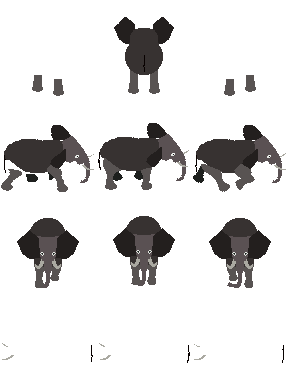
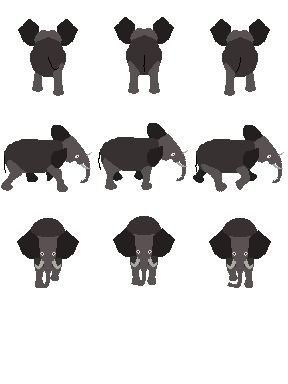
Before/after of a (288, 384) layered artwork. What changed in the layer stack:
added layer "tail-front" above "tusks" over bbox(48, 55, 241, 73)
painted on "tusks" over bbox(2, 150, 286, 360)
moved "ears-front" above "legs-front", painted on it over bbox(17, 131, 259, 192)
painted on "legs-front" over bbox(7, 61, 255, 192)
painted on "tail" over bbox(5, 55, 284, 363)
painted on "body" over bbox(5, 28, 258, 173)
added layer "head-rear" above "legs-rear" over bbox(34, 28, 254, 47)
painted on "legs-rear" over bbox(26, 168, 257, 183)
painted on "ears-rear" over bbox(18, 19, 270, 46)
